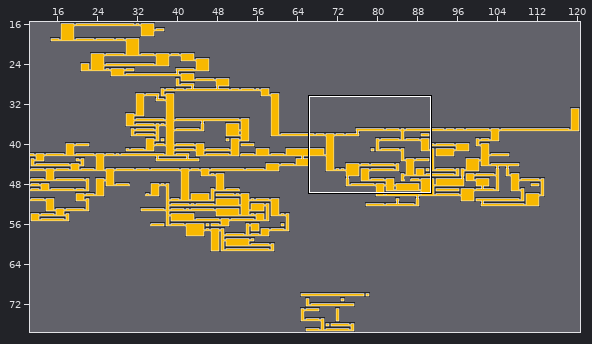
Two versions of a level (Tiled map, maps/worldmaptiles2.tmx). Above, an overview of the earlier version with the close-up marked.
Close-up. The starting point:
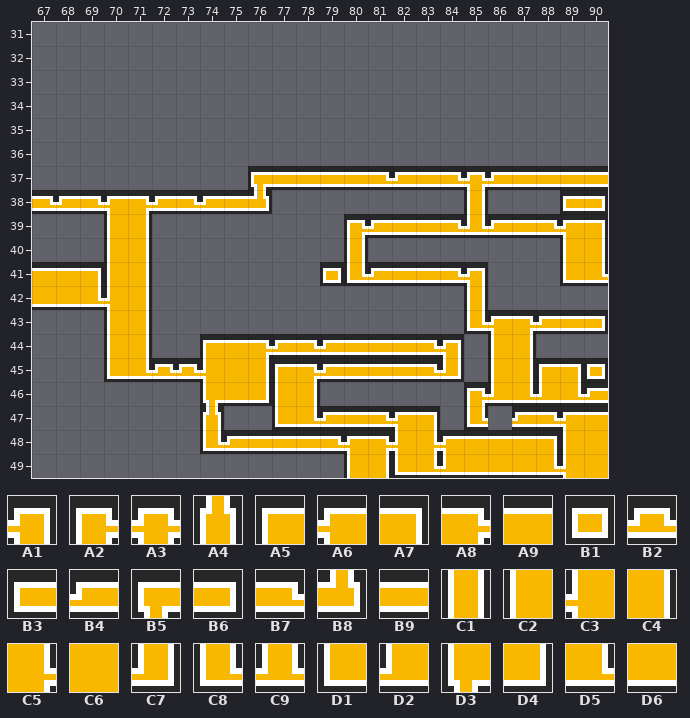
Cells are 16x16 px. Shown: x 67..90, y 31..49. The commit also changed other parts of the map, which this record leaves out.
Key: from "maptiles": A1 1, A2 2, A3 3, A4 8, A5 16, A6 17, A7 32, A8 34, A9 48, B1 64, B2 67, B3 80, B4 81, B5 84, B6 96, B7 98, B8 104, B9 112, C1 128, C2 144, C3 145, C4 160, C5 162, C6 176, C7 193, C8 194, C9 195, D1 208, D2 209, D3 212, D4 224, D5 226, D6 240.
__ is an empty cell.
Layers that did not change in this view are not listed.
Layer "t1" before, first column x 67:
31 __ __ __ __ __ __ __ __ __ __ __ __ __ __ __ __ __ __ __ __ __ __ __ __
32 __ __ __ __ __ __ __ __ __ __ __ __ __ __ __ __ __ __ __ __ __ __ __ __
33 __ __ __ __ __ __ __ __ __ __ __ __ __ __ __ __ __ __ __ __ __ __ __ __
34 __ __ __ __ __ __ __ __ __ __ __ __ __ __ __ __ __ __ __ __ __ __ __ __
35 __ __ __ __ __ __ __ __ __ __ __ __ __ __ __ __ __ __ __ __ __ __ __ __
36 __ __ __ __ __ __ __ __ __ __ __ __ __ __ __ __ __ __ __ __ __ __ __ __
37 __ __ __ __ __ __ __ __ __ B5 B9 B9 B9 B9 B7 B4 B9 B7 A3 B4 B9 B9 B9 B9
38 __ __ __ __ __ __ __ B4 B9 B8 __ __ __ __ __ __ __ __ C1 __ __ __ B3 B6
39 __ __ __ __ __ __ __ __ __ __ __ __ __ A2 B4 B9 B9 B7 C9 B4 B9 B7 A6 A7
40 __ __ __ __ __ __ __ __ __ __ __ __ __ C1 __ __ __ __ __ __ __ __ C2 C4
41 __ __ __ __ __ __ __ __ __ __ __ __ B1 C8 B4 B9 B9 B7 A1 __ __ __ D1 D5
42 __ __ __ __ __ __ __ __ __ __ __ __ __ __ __ __ __ __ C1 __ __ __ __ __
43 __ __ __ __ __ __ __ __ __ __ __ __ __ __ __ __ __ __ C8 A6 A8 B4 B9 B6
44 __ __ __ __ __ __ __ __ __ __ __ __ __ __ __ __ __ __ __ C2 C4 __ __ __
45 __ __ __ __ __ __ __ __ __ __ __ __ __ __ __ __ __ __ __ C2 C4 A5 A7 B1
46 __ __ __ __ __ __ __ __ __ __ __ __ __ __ __ __ __ __ A2 D2 D5 D2 D5 B4
47 __ __ __ __ __ __ __ __ __ __ __ __ __ __ __ __ __ __ C8 __ __ __ __ __
48 __ __ __ __ __ __ __ __ __ __ __ __ __ __ __ __ __ __ __ __ __ __ __ __
49 __ __ __ __ __ __ __ __ __ __ __ __ __ __ __ __ __ __ __ __ __ __ __ __
Layer "town" before, first column x 67:
31 __ __ __ __ __ __ __ __ __ __ __
32 __ __ __ __ __ __ __ __ __ __ __
33 __ __ __ __ __ __ __ __ __ __ __
34 __ __ __ __ __ __ __ __ __ __ __
35 __ __ __ __ __ __ __ __ __ __ __
36 __ __ __ __ __ __ __ __ __ __ __
37 __ __ __ __ __ __ __ __ __ __ __
38 __ B4 B7 A6 A8 B4 B7 __ __ __ __
39 __ __ __ C2 C4 __ __ __ __ __ __
40 __ __ __ C2 C4 __ __ __ __ __ __
41 A9 A9 A7 C2 C4 __ __ __ __ __ __
42 D6 D6 D5 C3 C4 __ __ __ __ __ __
43 __ __ __ C2 C4 __ __ __ __ __ __
44 __ __ __ C2 C4 __ __ __ __ __ __
45 __ __ __ D1 D5 B2 __ __ __ __ __
46 __ __ __ __ __ __ __ __ __ __ __
47 __ __ __ __ __ __ __ __ __ __ __
48 __ __ __ __ __ __ __ __ __ __ __
49 __ __ __ __ __ __ __ __ __ __ __
Layer "pits" before, first column x 67:
36 __ __ __ __ __ __ __ __ __ __ __ __ __ __ __ __ __ __ __ __ __ __ __ __
37 __ __ __ __ __ __ __ __ __ __ __ __ __ __ __ __ __ __ __ __ __ __ __ __
38 __ __ __ __ __ __ __ __ __ __ __ __ __ __ __ __ __ __ __ __ __ __ __ __
39 __ __ __ __ __ __ __ __ __ __ __ __ __ __ __ __ __ __ __ __ __ __ __ __
40 __ __ __ __ __ __ __ __ __ __ __ __ __ __ __ __ __ __ __ __ __ __ __ __
41 __ __ __ __ __ __ __ __ __ __ __ __ __ __ __ __ __ __ __ __ __ __ __ __
42 __ __ __ __ __ __ __ __ __ __ __ __ __ __ __ __ __ __ __ __ __ __ __ __
43 __ __ __ __ __ __ __ __ __ __ __ __ __ __ __ __ __ __ __ __ __ __ __ __
44 __ __ __ __ __ __ __ A5 A9 A8 B4 B7 B4 B9 B9 B9 B7 A1 __ __ __ __ __ __
45 __ __ __ __ __ __ B2 C3 C6 C4 A5 A8 B4 B9 B9 B9 B7 C7 __ __ __ __ __ __
46 __ __ __ __ __ __ __ D3 D6 D4 C2 C4 __ __ __ __ __ __ __ __ __ __ __ __
47 __ __ __ __ __ __ __ A4 __ __ D1 D5 B4 B9 B7 A6 A7 __ __ __ B4 B7 A6 A9
48 __ __ __ __ __ __ __ C8 B4 B9 B9 B9 B7 A6 A8 C3 C5 A6 A9 A9 A9 A7 C2 C6
49 __ __ __ __ __ __ __ __ __ __ __ __ __ C2 C4 D1 D5 D2 D6 D6 D6 D5 C3 C6
Once edited:
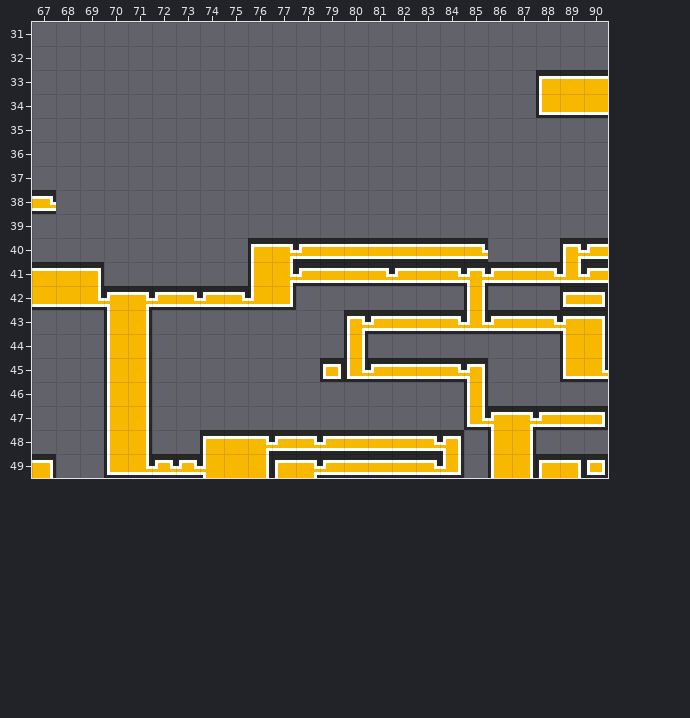
Edits made:
Changed rows in their new state; .. is an unchanged cell.
Layer "t1":
first column x 74:
37 .. .. __ __ __ __ __ __ __ __ __ __ __ __ __ __ __
38 __ __ __ .. .. .. .. .. .. .. .. __ .. .. .. __ __
39 .. .. .. .. .. .. __ __ __ __ __ __ __ __ __ __ __
40 .. .. A5 A8 B4 B9 B9 B9 B9 B9 B9 B7 .. .. .. A2 B4
41 .. .. C2 C5 B4 B9 B9 B7 B4 .. .. A3 B4 B9 B7 C9 B4
42 B4 B7 D2 D4 .. .. .. .. .. .. .. .. .. .. .. B3 B6
43 .. .. .. .. .. .. A2 B4 B9 B9 B7 C9 B4 B9 B7 A6 A7
44 .. .. .. .. .. .. C1 .. .. .. .. .. __ __ .. C2 C4
45 .. .. .. .. .. B1 C8 B4 .. B9 B7 A1 __ __ __ D1 D5
46 .. .. .. .. .. .. .. .. .. .. .. C1 __ __ __ __ __
47 .. .. .. .. .. .. .. .. .. .. .. .. A6 A8 B4 B9 B6
48 .. .. .. .. .. .. .. .. .. .. .. .. C2 C4 .. .. ..
49 .. .. .. .. .. .. .. .. .. .. .. .. C2 C4 A5 A7 B1
Layer "t3":
first column x 67:
49 A7
Layer "t4":
first column x 88:
33 A5 A9 A9
34 D1 D6 D6
Layer "town":
first column x 68:
38 __ __ __ __ __ __
39 .. .. __ __ .. ..
40 .. .. __ __ .. ..
41 .. .. __ __ .. ..
42 .. .. A6 A8 B4 B7
45 .. .. C2 C4 __ ..
46 .. .. C2 C4 .. ..
47 .. .. C2 C4 .. ..
48 .. .. C2 C4 .. ..
49 .. .. D1 D5 B2 ..
Layer "pits":
first column x 73:
44 .. __ __ __ __ __ __ __ __ __ __ __ .. .. .. .. .. ..
45 __ __ __ __ __ __ __ __ __ .. __ __ .. .. .. .. .. ..
46 .. __ __ __ __ __ .. .. .. .. .. .. .. .. .. .. .. ..
47 .. __ .. .. __ __ __ __ __ __ __ .. .. .. __ __ __ __
48 .. A5 A9 A8 B4 B7 B4 B9 B9 B9 B7 A1 __ __ __ __ __ __
49 B2 C3 C6 C4 A5 A8 B4 B9 B9 B9 B7 C7 __ __ __ __ __ __
Changed places in both close-ups, as pixel boxes (x1, y1, x2, y2):
added: (536, 70, 608, 118)
changed: (56, 166, 608, 478)
added: (32, 454, 56, 478)
